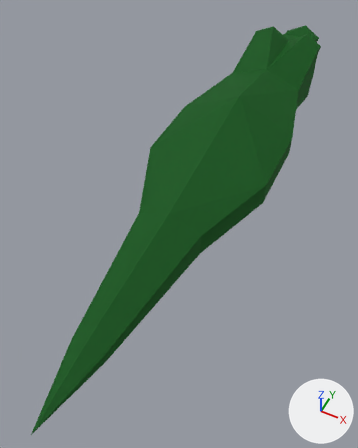
Two versions of the Blender file BlenderModels/Snapjaw.blend, one commit apart.
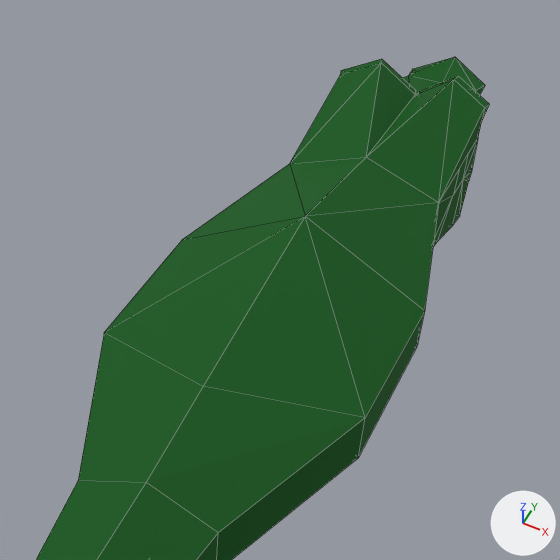
There are two pictures of each version: one whole from a 50 mm camera at (0.727, -2.107, 1.764) aimed at (-0.065, -0.524, -0.215), one close up on the part from 29% to 98% of the width and 0% to 55% of the height. The lights are fixed; the arrows at lower right show +X, +Y and +Z. The last two pictures show the newer version. The close-ups show mesh edges as thin lines.

Names of what the first close-up shows: 'Head'.
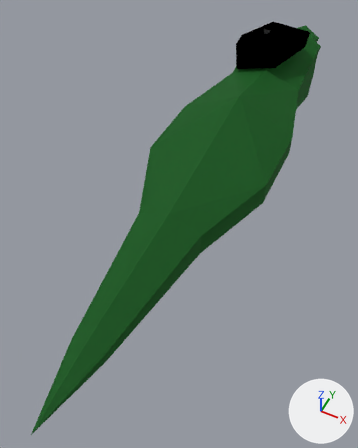
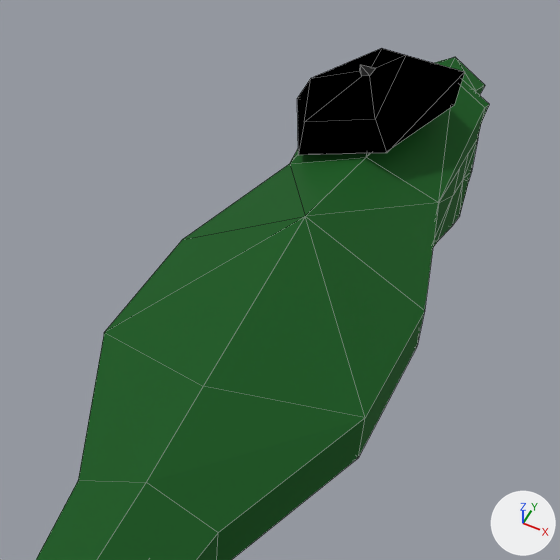
Commit message: Ah oui oui baguette

What changed in the scene script:
```text
Add mat_beretlight:
    mat_beretlight = principled_material('BeretLight')
    mat_beretlight.base_color = (0.0204, 0.0204, 0.0204)  # black #272727
    mat_beretlight.roughness = 1.0
    mat_beretlight.specular_ior_level = 0.0
Add mat_beretdark:
    mat_beretdark = principled_material('BeretDark')
    mat_beretdark.base_color = (0.0, 0.0, 0.0)  # black #000000
    mat_beretdark.roughness = 1.0
    mat_beretdark.specular_ior_level = 0.0
Add me_cone:
    me_cone.from_pydata(...)  # 26 vertices, 26 faces; spans x -0.368..0.489, y -0.359..0.323, z -0.038..0.266
    me_cone.polygons.foreach_set('use_smooth', [True] * 26)
    # faces by material slot: [21, 5]
    me_cone.materials.append(mat_beretdark)  # black #000000
    me_cone.materials.append(mat_beretlight)  # black #272727
Add ob_beret:
    ob_beret = bpy.data.objects.new('Beret', me_cone)
    ob_beret.location = (-0.084, 0.716, 0.181)
    ob_beret.rotation_euler = (0.203, -0.314, -0.0635)  # degrees (12, -18, -3.6)
    ob_beret.scale = (0.584, 0.584, 0.584)
```

Where the change shows, as pixel boxes (x1, y1, x2, y2) in the close-ups (560 x 560 px):
'Beret', added (black): after (297, 48, 465, 155)
    faces in mat_beretdark (black #000000): (297, 48, 465, 155)
    faces in mat_beretlight (black #272727): (360, 65, 376, 76)
